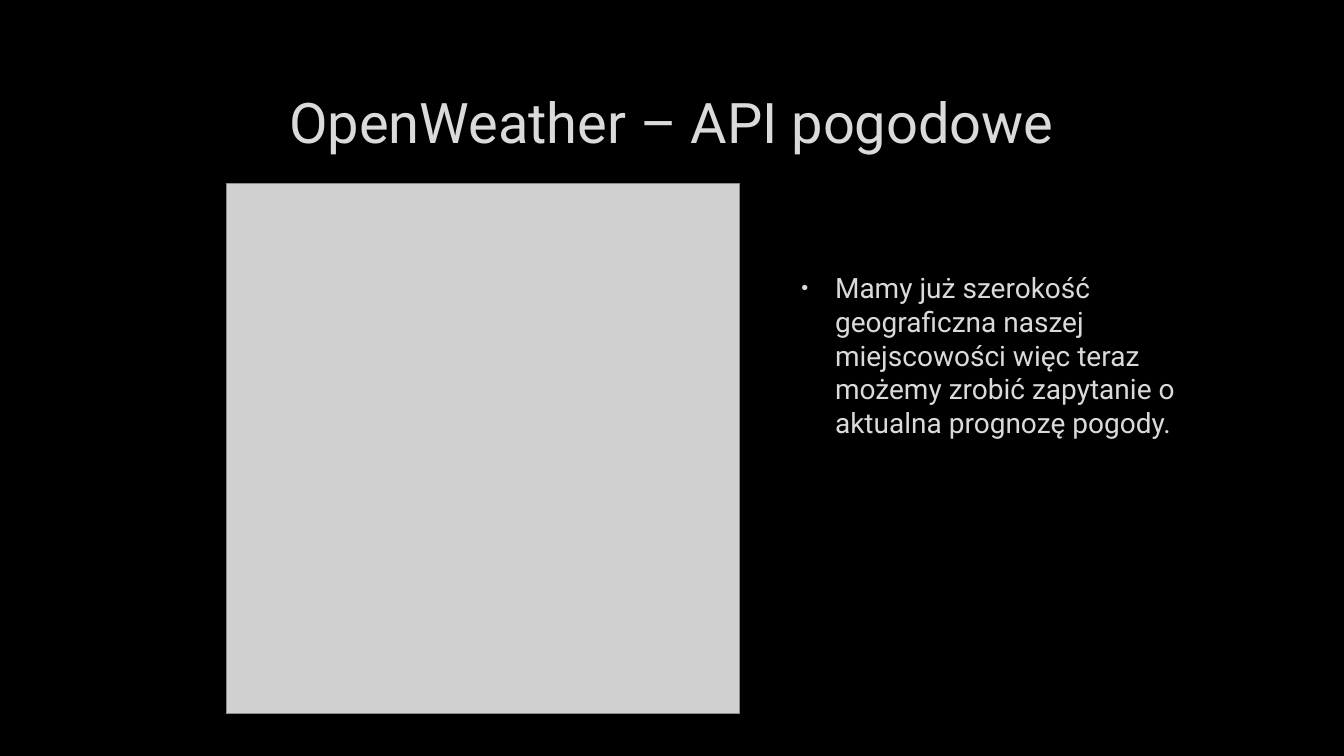
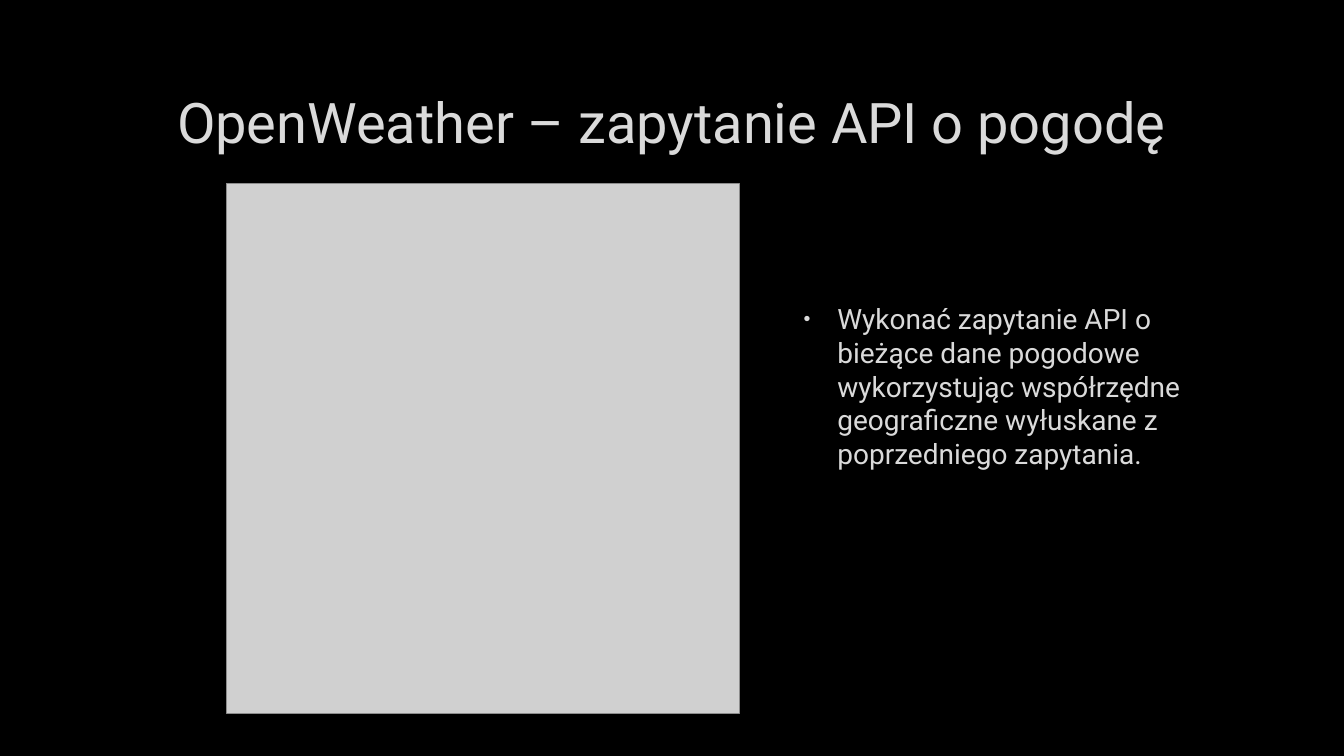
Before and after one commit to Luckownia/WeatherForecastApp, a slide deck: slide 20 of Aplikacja pogodowa na Androida.pptx. Drawn at 1344x756 pixels with LibreOffice and Linux fonts; fonts in the diff are those of the drawing; grey boxes stand for pictures; background and template pictures are left out. Boxes give left, top, right and bottom in pixels: in the first picture for what was removed or moved away, otherwise in the second. Text is boxed around its words. In the diff, an @@ line names an element or a change of style, - is before the commit and + after.

```diff
--- a/Aplikacja pogodowa na Androida.pptx
+++ b/Aplikacja pogodowa na Androida.pptx
@@ title at [177,101,1166,155]: text changed @@
-OpenWeather – API pogodowe
+OpenWeather – zapytanie API o pogodę
@@ text at [837,308,1180,470]: text changed @@
-• Mamy już szerokość geograficzna naszej miejscowości więc teraz możemy zrobić zapytanie o aktualna prognozę pogody.
+• Wykonać zapytanie API o bieżące dane pogodowe wykorzystując współrzędne geograficzne wyłuskane z poprzedniego zapytania.
```
Also in this commit, not shown: 5 other slides changed.
